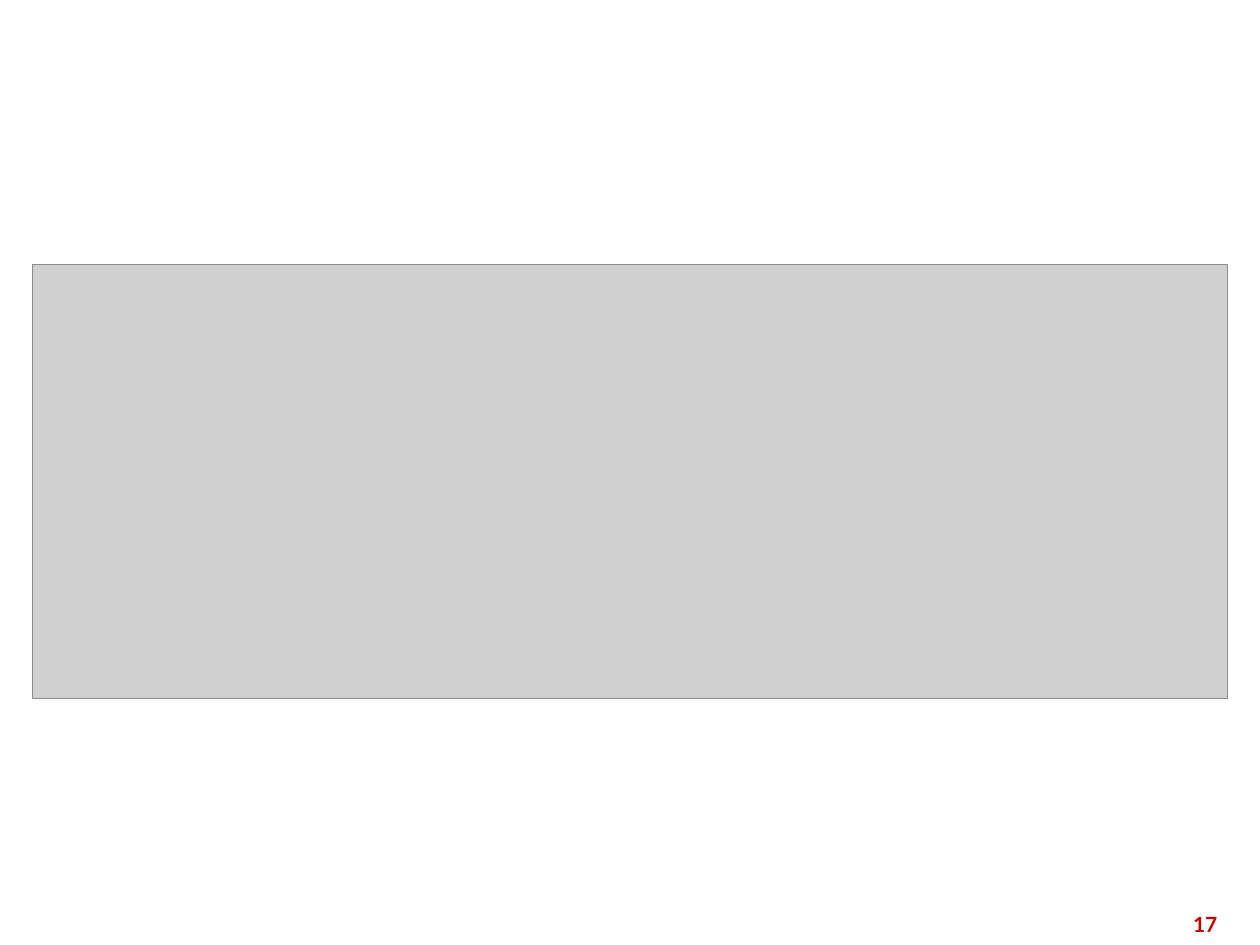
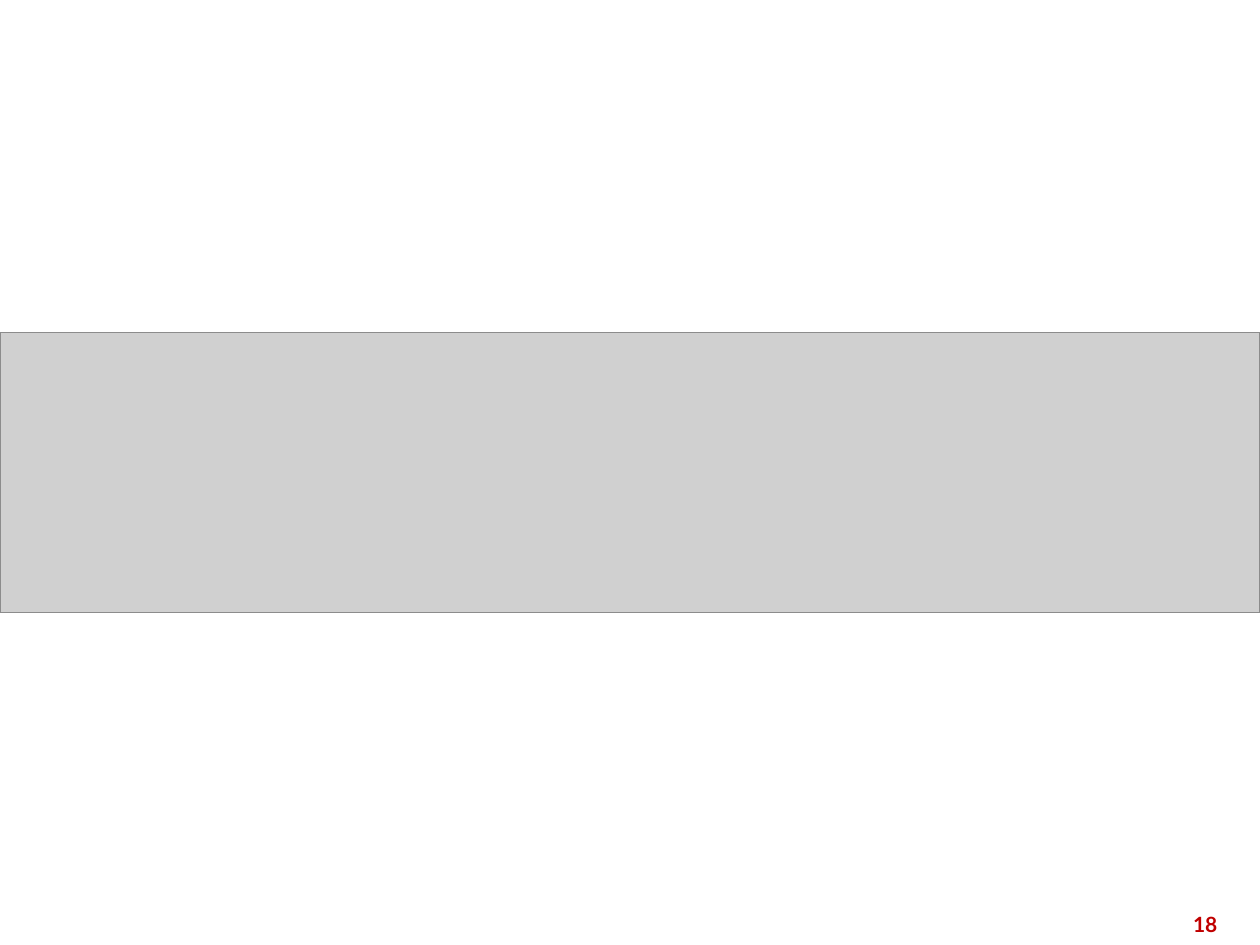
Before and after one commit to trandinhnhatminh1452/OOP, a slide deck: slide 18 of Báo cáo OOP.pptx (slide 17 before the commit). Drawn at 1260x945 pixels with LibreOffice and Linux fonts; fonts in the diff are those of the drawing; grey boxes stand for pictures; background and template pictures are left out. Boxes give left, top, right and bottom in pixels: in the first picture for what was removed or moved away, otherwise in the second. Text is boxed around its words. In the diff, an @@ line names an element or a change of style, - is before the commit and + after.

```diff
--- a/Báo cáo OOP.pptx
+++ b/Báo cáo OOP.pptx
@@ picture resized from (x1=33, y1=265, x2=1228, y2=698) to (x1=0, y1=333, x2=1260, y2=612) @@
@@ page number at (x1=1193, y1=916, x2=1217, y2=932): text changed @@
-17
+18
```
Also in this commit, not shown: 3 other slides changed, 8 other files.
